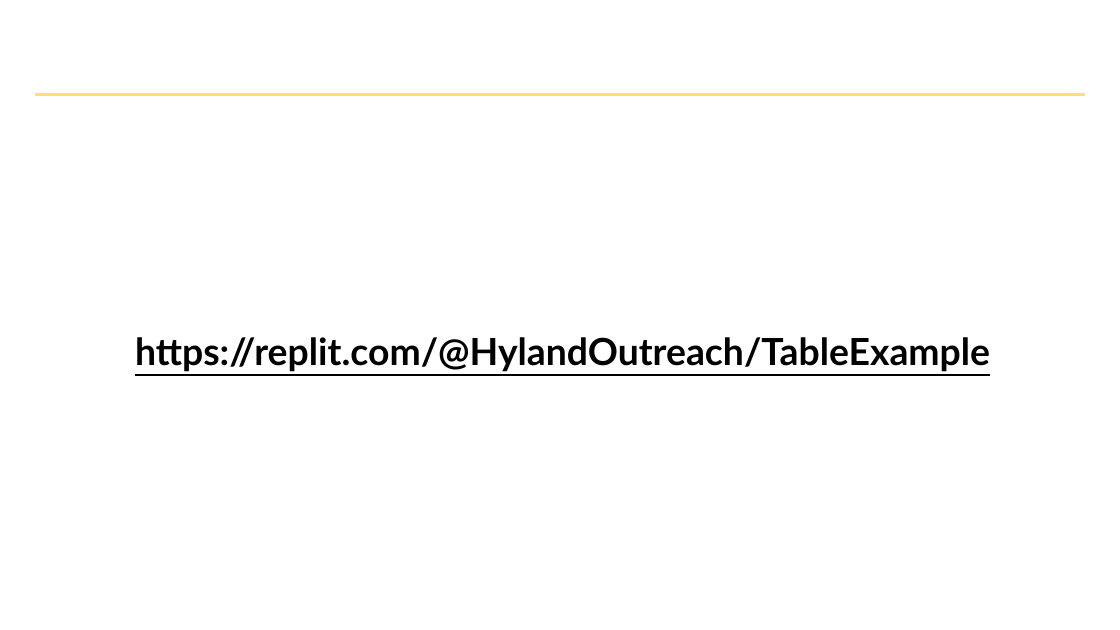
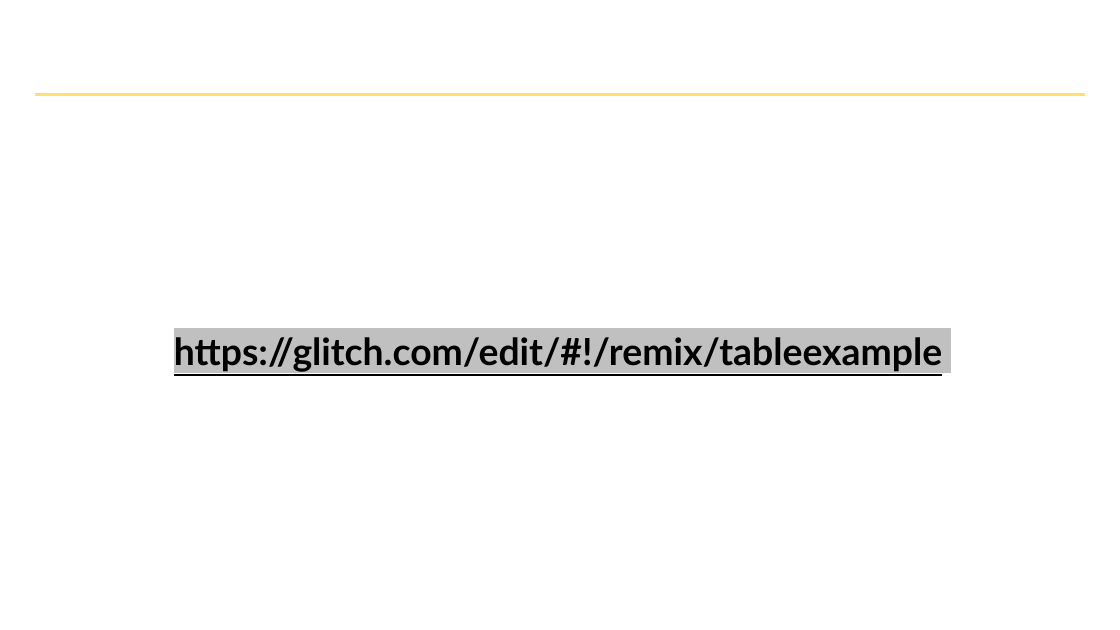
Before and after one commit to hytechclub/web-101, a slide deck: slide 5 of Week04/TablesAndIFrames.pptx (slide 6 before the commit). Drawn at 1120x630 pixels with LibreOffice and Linux fonts; fonts in the diff are those of the drawing; background and template pictures are left out. Boxes give left, top, right and bottom in pixels: in the first picture for what was removed or moved away, otherwise in the second. Text is boxed around its words. In the diff, an @@ line names an element or a change of style, - is before the commit and + after.

Commit message:
replit to glitch changes

```diff
--- a/Week04/TablesAndIFrames.pptx
+++ b/Week04/TablesAndIFrames.pptx
@@ text at (174, 337, 943, 372): text changed @@
-https://replit.com/@HylandOutreach/TableExample
+https://glitch.com/edit/#!/remix/tableexample
```
Also in this commit, not shown: 1 other slide changed, 1 slide removed, 30 other files.
